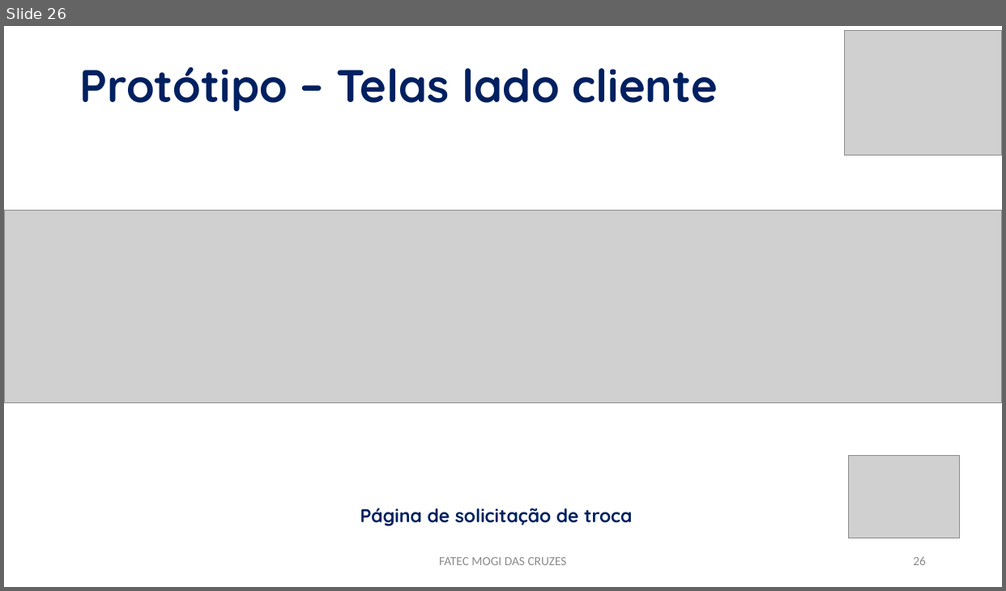
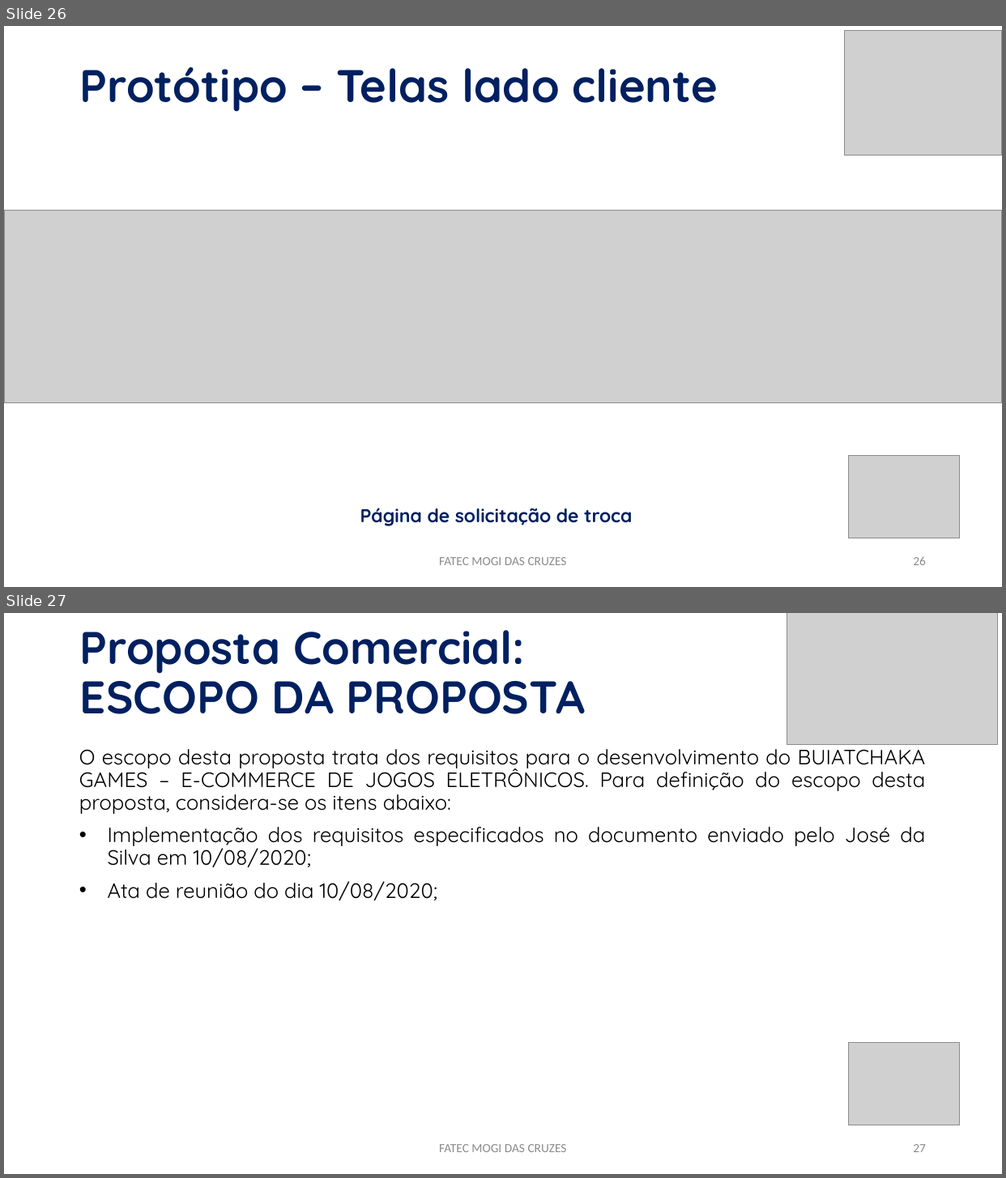
Before and after one commit to PabloLuiz1/buiatchaka-jogos, a slide deck: APRESENTAÇÃO.pptx. Shown one above the other, each under a label of ours: slide 26 before the commit, slides 26 and 27 after it. The pictures are 1006x591 and 1006x1178 pixels, drawn with LibreOffice and Linux fonts; fonts in the diff are those of the drawing; grey boxes stand for pictures. Boxes give left, top, right and bottom in pixels: in the first picture for what was removed or moved away, otherwise in the second. Text is boxed around its words. In the diff, an @@ line names an element or a change of style, - is before the commit and + after.

```diff
--- a/APRESENTAÇÃO.pptx
+++ b/APRESENTAÇÃO.pptx
@@ slide 27 added at (x1=4, y1=613, x2=1002, y2=1174), background #FFFFFF @@
@@ title added at (x1=80, y1=630, x2=585, y2=714), 44 pt, text #002060, bold @@
+Proposta Comercial:
+ESCOPO DA PROPOSTA
@@ picture added at (x1=787, y1=613, x2=997, y2=745) @@
@@ text added at (x1=79, y1=743, x2=926, y2=901), 20 pt, text #000000 @@
+O escopo desta proposta trata dos requisitos para o desenvolvimento do BUIATCHAKA GAMES – E-COMMERCE DE JOGOS ELETRÔNICOS. Para definição do escopo desta proposta, considera-se os itens abaixo:
+• Implementação dos requisitos especificados no documento enviado pelo José da Silva em 10/08/2020;
+• Ata de reunião do dia 10/08/2020;
@@ picture added at (x1=849, y1=1043, x2=959, y2=1125) @@
@@ text added at (x1=439, y1=1144, x2=567, y2=1152), 12 pt, text #8C8C8C @@
+FATEC MOGI DAS CRUZES
@@ page number added at (x1=913, y1=1144, x2=926, y2=1152), 12 pt, text #8C8C8C @@
+27
```
Also in this commit, not shown: 2 slides changed, 74 other slides added, 27 other files.
